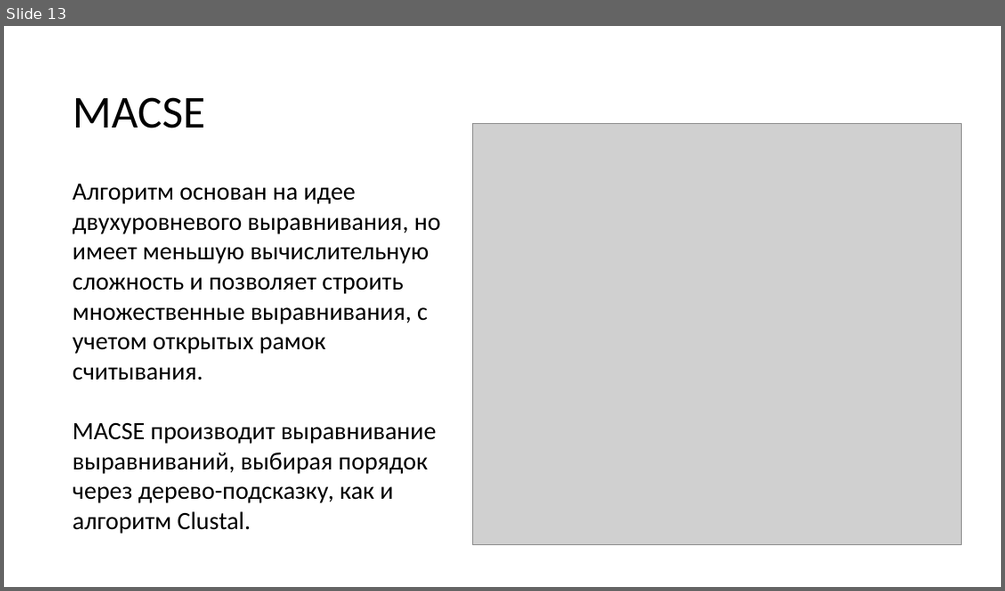
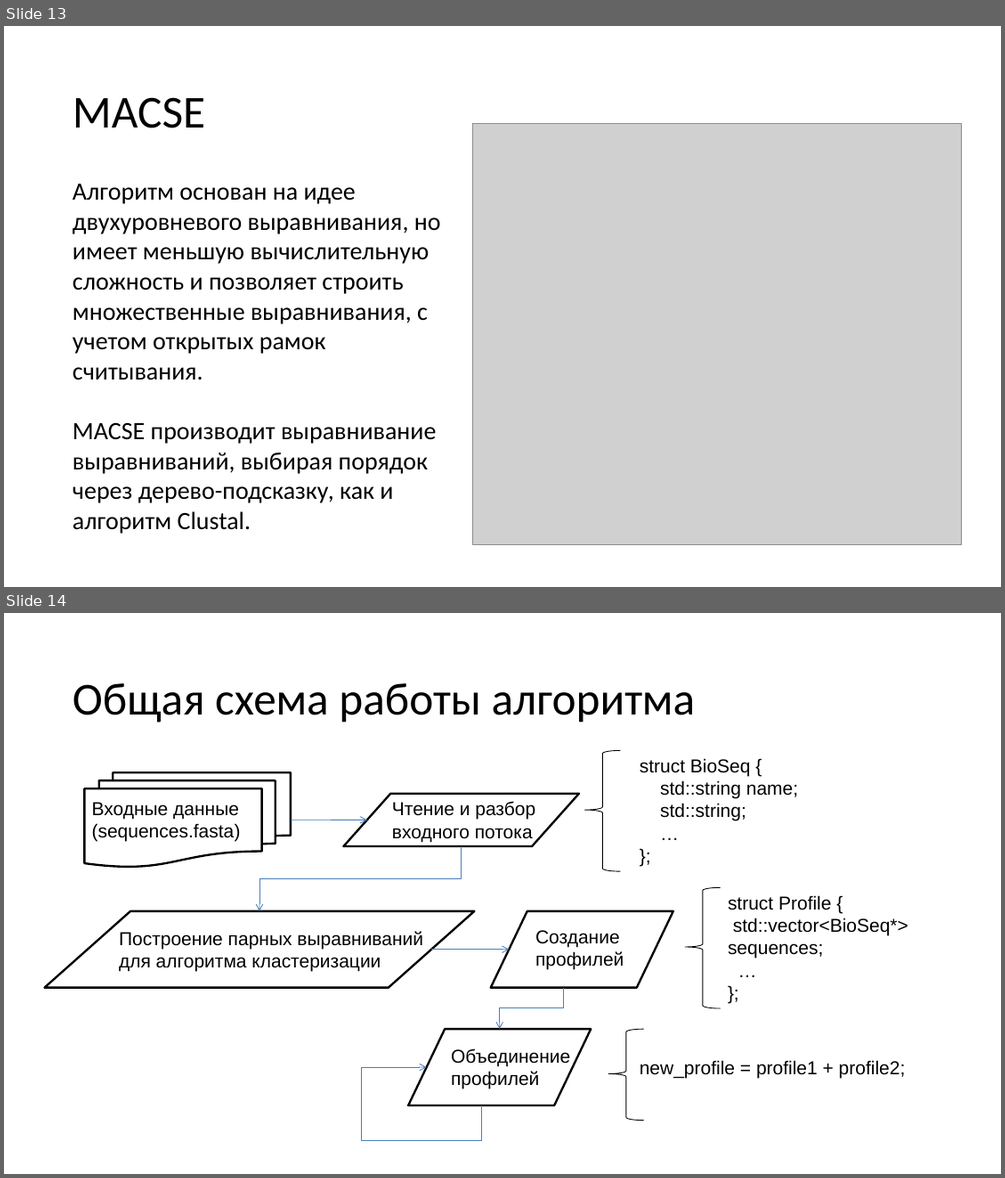
Before and after one commit to BioInfoTools/MACSE, a slide deck: Documentation/presentation/presentation.pptx. Shown one above the other, each under a label of ours: slide 13 before the commit, slides 13 and 14 after it. The pictures are 1005x591 and 1005x1178 pixels, drawn with LibreOffice and Linux fonts; fonts in the diff are those of the drawing; grey boxes stand for pictures. Boxes give left, top, right and bottom in pixels: in the first picture for what was removed or moved away, otherwise in the second. Text is boxed around its words. In the diff, an @@ line names an element or a change of style, - is before the commit and + after.

```diff
--- a/Documentation/presentation/presentation.pptx
+++ b/Documentation/presentation/presentation.pptx
@@ slide 14 added at (4, 613, 1001, 1174), background #FFFFFF @@
@@ title added at (73, 683, 696, 722), 44 pt, text #000000 @@
+Общая схема работы алгоритма
@@ flow chart multidocument added at (85, 772, 291, 867), fill #FFFFFF, outline #000000 2 pt @@
@@ left brace added at (585, 751, 620, 872), outline #000000 0.75 pt @@
@@ text added at (639, 758, 798, 821), 18 pt, text #000000 @@
+struct BioSeq {
+std::string name;
+std::string;
+…
+};
@@ flow chart input output added at (343, 793, 579, 846), fill #FFFFFF, outline #000000 2 pt @@
@@ text added at (92, 802, 241, 842), 18 pt, text #000000 @@
+Входные данные
+(sequences.fasta)
@@ arrow added from (291, 819) to (367, 820), #4B7EBC 0.75 pt @@
@@ text added at (392, 801, 535, 842), 18 pt, text #000000 @@
+Чтение и разбор входного потока
@@ elbow arrow added from (461, 846) to (259, 911), #4B7EBC 0.75 pt @@
@@ left brace added at (685, 887, 720, 1008), outline #000000 0.75 pt @@
@@ text added at (728, 895, 908, 958), 18 pt, text #000000 @@
+struct Profile {
+std::vector<BioSeq*> sequences;
+…
+};
@@ flow chart input output added at (44, 911, 474, 988), fill #FFFFFF, outline #000000 2 pt @@
@@ text added at (119, 931, 423, 971), 18 pt, text #000000 @@
+Построение парных выравниваний для алгоритма кластеризации
@@ flow chart input output added at (491, 911, 673, 988), fill #FFFFFF, outline #000000 2 pt @@
@@ text added at (535, 930, 623, 970), 18 pt, text #000000 @@
+Создание
+профилей
@@ arrow added from (432, 949) to (509, 949), #4B7EBC 0.75 pt @@
@@ elbow arrow added from (564, 988) to (500, 1029), #4B7EBC 0.75 pt @@
@@ flow chart input output added at (409, 1029, 591, 1105), fill #FFFFFF, outline #000000 2 pt @@
@@ left brace added at (608, 1029, 643, 1120), outline #000000 0.75 pt @@
@@ text added at (451, 1048, 570, 1089), 18 pt, text #000000 @@
+Объединение
+профилей
@@ text added at (639, 1060, 906, 1078), 18 pt, text #000000 @@
+new_profile = profile1 + profile2;
@@ elbow arrow added from (481, 1105) to (427, 1067), #4B7EBC 0.75 pt @@
```
Also in this commit, not shown: 2 slides changed, 4 other slides added, 1 slide removed, 2 other files.
